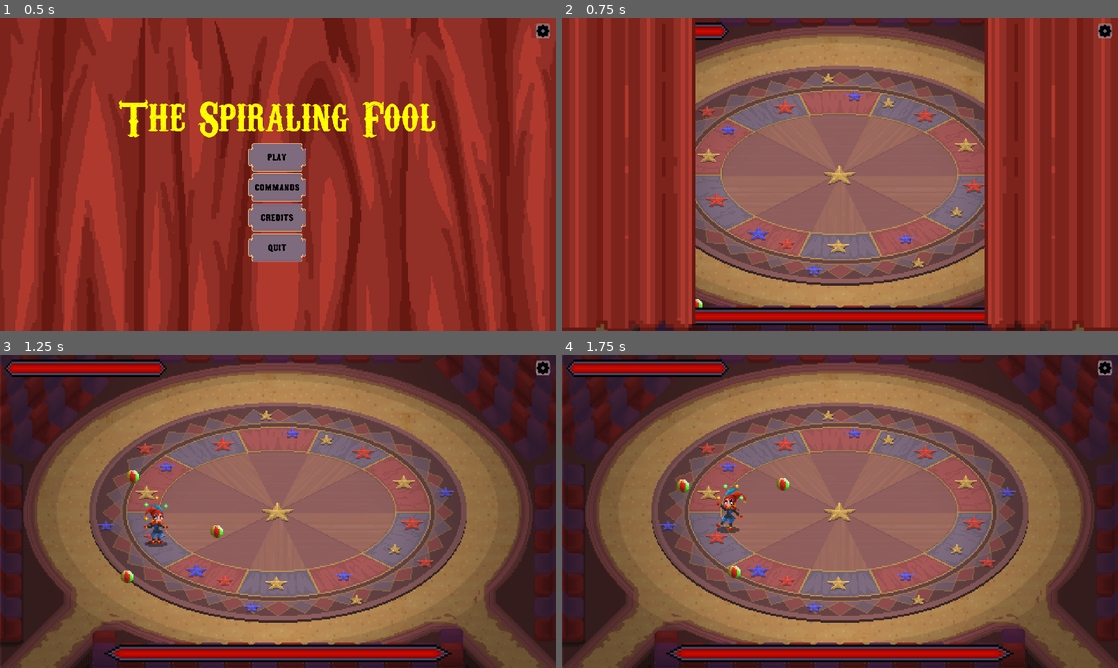
Above: before the commit, frames 1-4 (two rows, left to right).
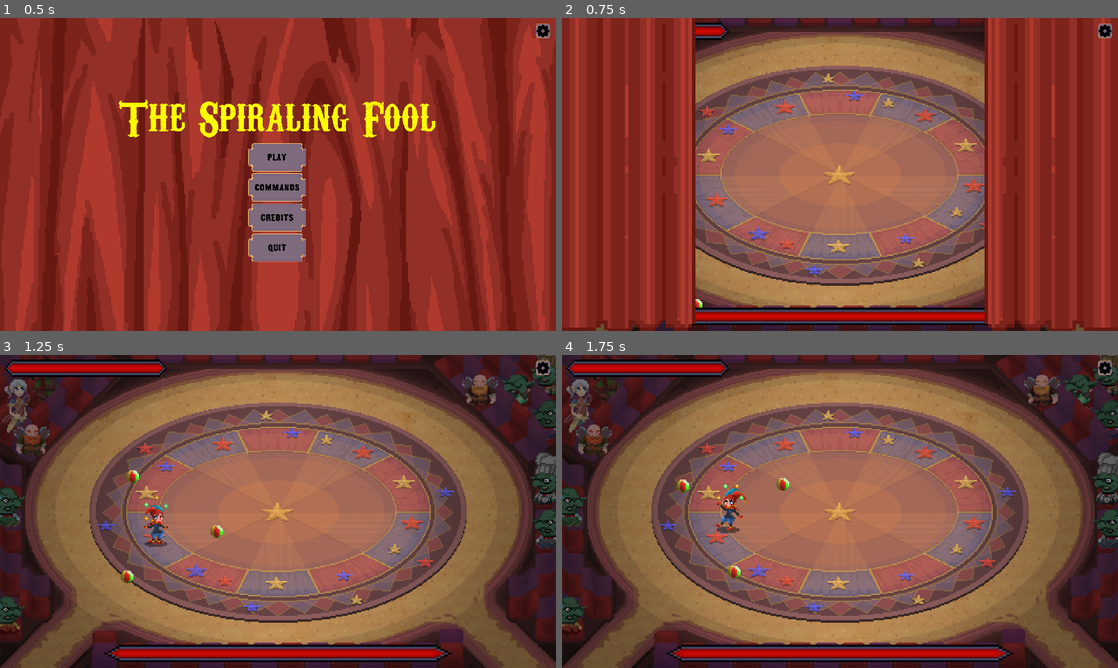
Above: after the commit, the same moments.

Repository: OscarPindaro/BossRushJam2025
Game: Godot game, scene res://scenes/controller/base_controller.tscn
Two runs of this game, one before a commit and one after it. Both use one fixed random seed, a clock stepped at 60 frames per second and the inputs below.
Inputs (mouse positions are in pixels of both pictures, inside the frame that each line leads up to):
- Up to frame 1 (0.5 s): no input
- Up to frame 2 (0.75 s): click "Play" at 0.5 s
- Up to frame 3 (1.25 s): no input
- Up to frame 4 (1.75 s): move the mouse to (962, 495) at 1.27 s; hold D (ui_right) from 1.28 s (still down)

Frame 1 is identical in both runs. In frame 2, 4.0% of the frame differs, in the area x 12-88%, y 2-100%; in frame 3, 8.7%, in the area x 0-100%, y 0-100%; in frame 4, 8.7%.

Commit message:
modified map

Diff:
--- a/asset/graphic/UI/HealthBar/healthbar.tres
+++ b/asset/graphic/UI/HealthBar/healthbar.tres
@@ -8,6 +8,7 @@
 
 [sub_resource type="StyleBoxTexture" id="StyleBoxTexture_ibldd"]
 texture = ExtResource("2_dfox3")
+region_rect = Rect2(0.271341, -0.142315, 92.7536, 9.36455)
 
 [resource]
 ProgressBar/styles/background = SubResource("StyleBoxTexture_45avu")
Binary file changed: asset/graphic/Circus BG.png
